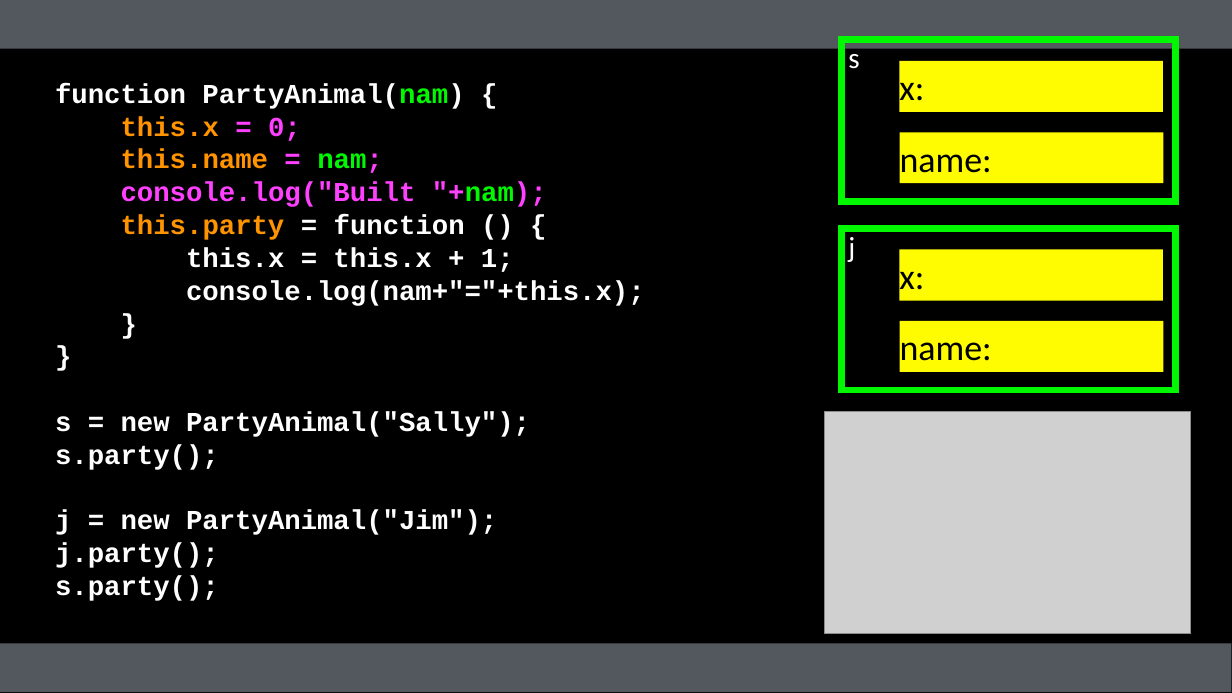
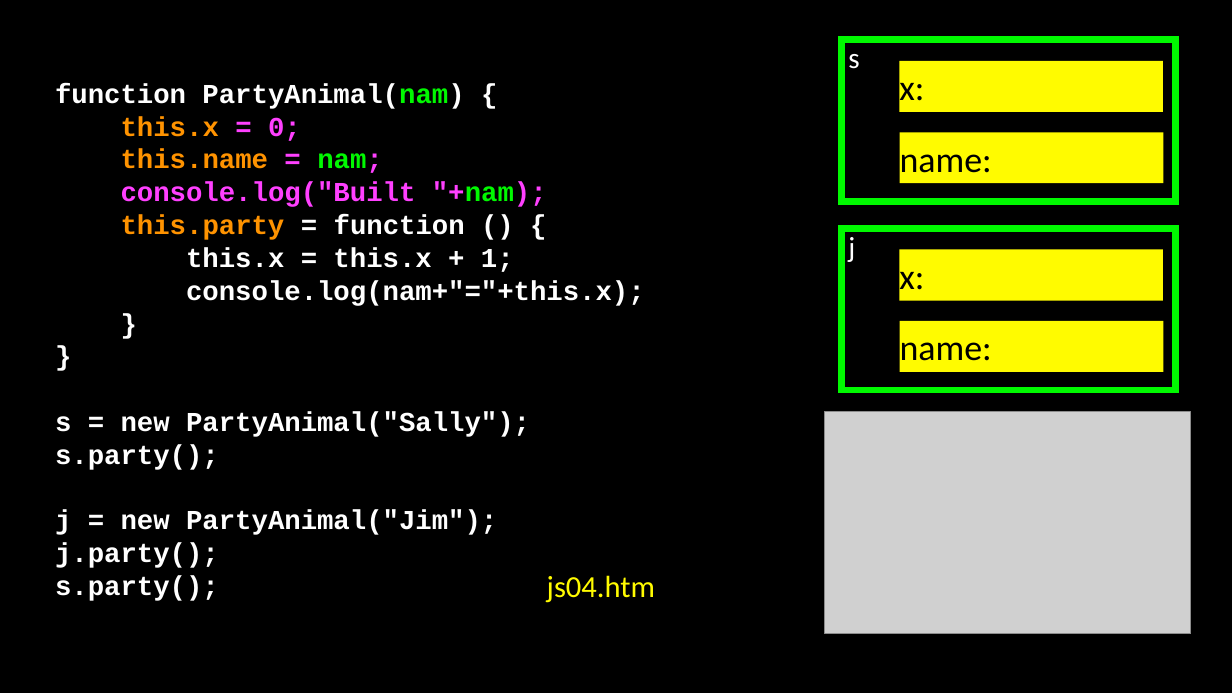
Before and after one commit to csev/wa4e, a slide deck: slide 17 of lectures/JS-02-JavaScript-Objects.ppt. Drawn at 1232x693 pixels with LibreOffice and Linux fonts; fonts in the diff are those of the drawing; grey boxes stand for pictures. Boxes give left, top, right and bottom in pixels: in the first picture for what was removed or moved away, otherwise in the second. Text is boxed around its words. In the diff, an @@ line names an element or a change of style, - is before the commit and + after.

```diff
--- a/lectures/JS-02-JavaScript-Objects.ppt
+++ b/lectures/JS-02-JavaScript-Objects.ppt
@@ rectangle removed at bbox=[0, 0, 1232, 49] @@
@@ free added at bbox=[533, 562, 668, 612], 17.9 pt, text #FFFB00 @@
+js04.htm
@@ rectangle at bbox=[0, 643, 1232, 692]: fill #53585F to #000000 @@
```
Also in this commit, not shown: 20 other slides changed, 15 other files.
